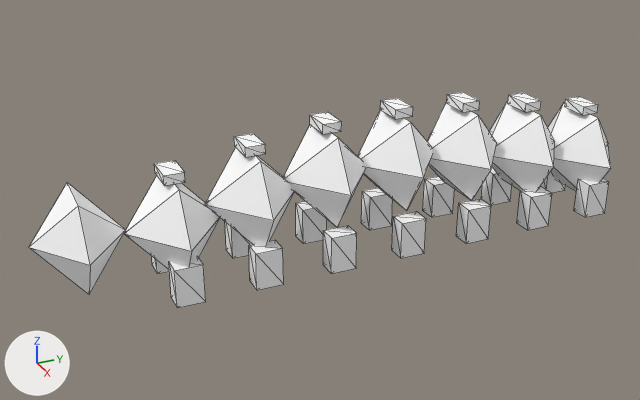
Before and after pictures for a commit that changed the glTF model site/models/GN_Caterpillar_01.glb.
Both versions are drawn from a 50 mm camera at (0.0379, -0.0203, 0.022) aimed at (-0.0004, -0.0031, 0.0029). Arrows for +X, +Y and +Z are at lower left; the lights stay in place. The first picture is the older version. Mesh edges are drawn as thin lines.

Script lines for the objects in view, before the commit:
```python
mat_globalpalette = principled_material('GlobalPalette')
mat_globalpalette.base_color = (1.0, 1.0, 1.0)  # white #ffffff
mat_globalpalette.roughness = 0.85
me_gn_caterpillar_01 = bpy.data.meshes.new('GN_Caterpillar_01')
me_gn_caterpillar_01.from_pydata(...)  # 312 vertices, 508 faces; spans x -0.003..0.003, y -0.0177..0.0154, z 0.0..0.0077
me_gn_caterpillar_01.materials.append(mat_globalpalette)  # white #ffffff
ob_gn_caterpillar_01 = bpy.data.objects.new('GN_Caterpillar_01', me_gn_caterpillar_01)
ob_gn_caterpillar_01.location = (0.0, 0.0, 0.0)
```
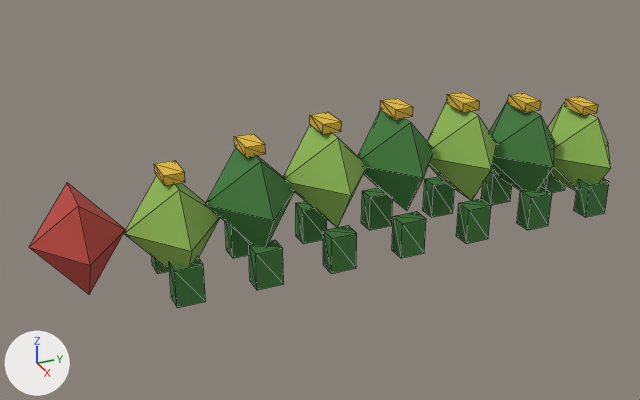
Boxes (x1, y1, x2, y2) around the edits, measured in the pictures (640 x 400 px):
'GN_Caterpillar_01', surface changed (white to green)
    both: (29, 92, 611, 308)

What changed in the scene script:
```text
Add img_globalpalette:
    img_globalpalette = load_image('GlobalPalette', '_unpacked/GlobalPalette', 64, 64, 'sRGB')
Change mat_globalpalette:
    remove mat_globalpalette.base_color = (1.0, 1.0, 1.0)  # white #ffffff
    add mat_globalpalette.texture = img_globalpalette
```
